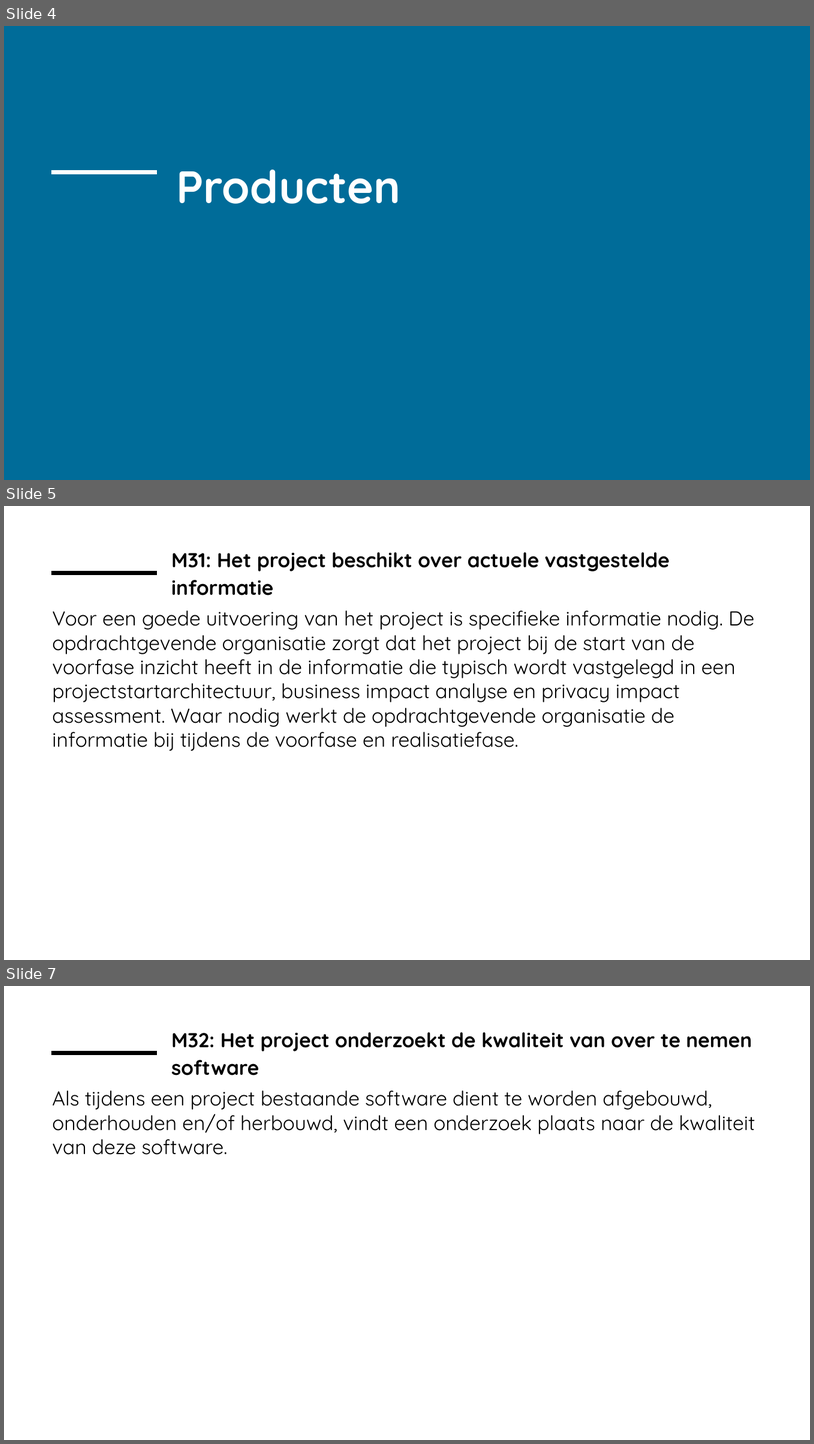
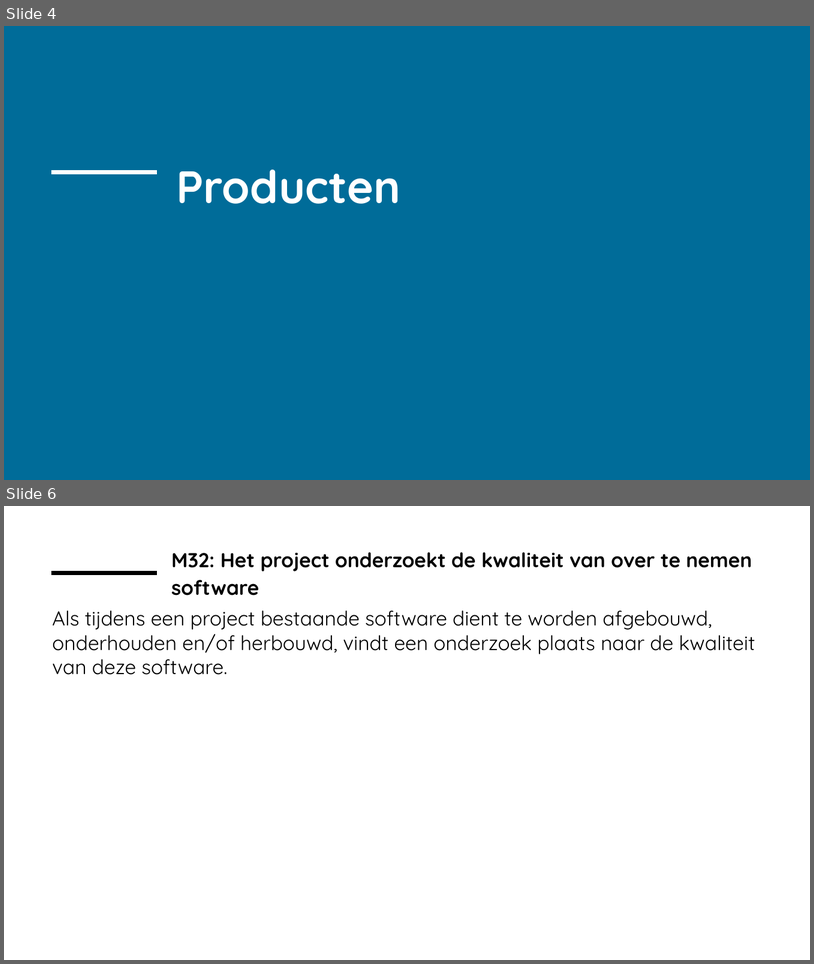
Before and after one commit to ICTU/Kwaliteitsaanpak, a slide deck: docs/wip/ICTU-Kwaliteitsaanpak.pptx. Shown one above the other, each under a label of ours: slides 4, 5 and 7 before the commit, slides 4 and 6 after it; the slides between them are not shown. The pictures are 814x1444 and 814x964 pixels, drawn with LibreOffice and Linux fonts; fonts in the diff are those of the drawing; background and template pictures are left out. Boxes give left, top, right and bottom in pixels: in the first picture for what was removed or moved away, otherwise in the second. Text is boxed around its words. In the diff, an @@ line names an element or a change of style, - is before the commit and + after.

Commit message:
M31 vervalt.
Maatregel M31 "Het project beschikt over actuele vastgestelde informatie" is vervallen. Alle inhoudelijke tekst is verplaatst naar maatregel M01. De titel van maatregel M01 is aangepast van "Het project levert in elke fase vastgestelde producten en informatie op" naar "Het project ontvangt en levert in elke fase vastgestelde producten en informatie".

Closes #1011.

```diff
--- a/docs/wip/ICTU-Kwaliteitsaanpak.pptx
+++ b/docs/wip/ICTU-Kwaliteitsaanpak.pptx
@@ slide 5 removed at (4, 506, 810, 960), background #FFFFFF; not listed: 1 template element that a slide beside it also shows @@
@@ title removed at (171, 552, 670, 595) @@
-M31: Het project beschikt over actuele vastgestelde informatie
@@ text removed at (52, 610, 755, 751) @@
-Voor een goede uitvoering van het project is specifieke informatie nodig. De opdrachtgevende organisatie zorgt dat het project bij de start van de voorfase inzicht heeft in de informatie die typisch wordt vastgelegd in een projectstartarchitectuur, business impact analyse en privacy impact assessment. Waar nodig werkt de opdrachtgevende organisatie de informatie bij tijdens de voorfase en realisatiefase.
@@ what was slide 7 is now slide 6 @@
```
Also in this commit, not shown: 3 slides changed, 31 other files.
